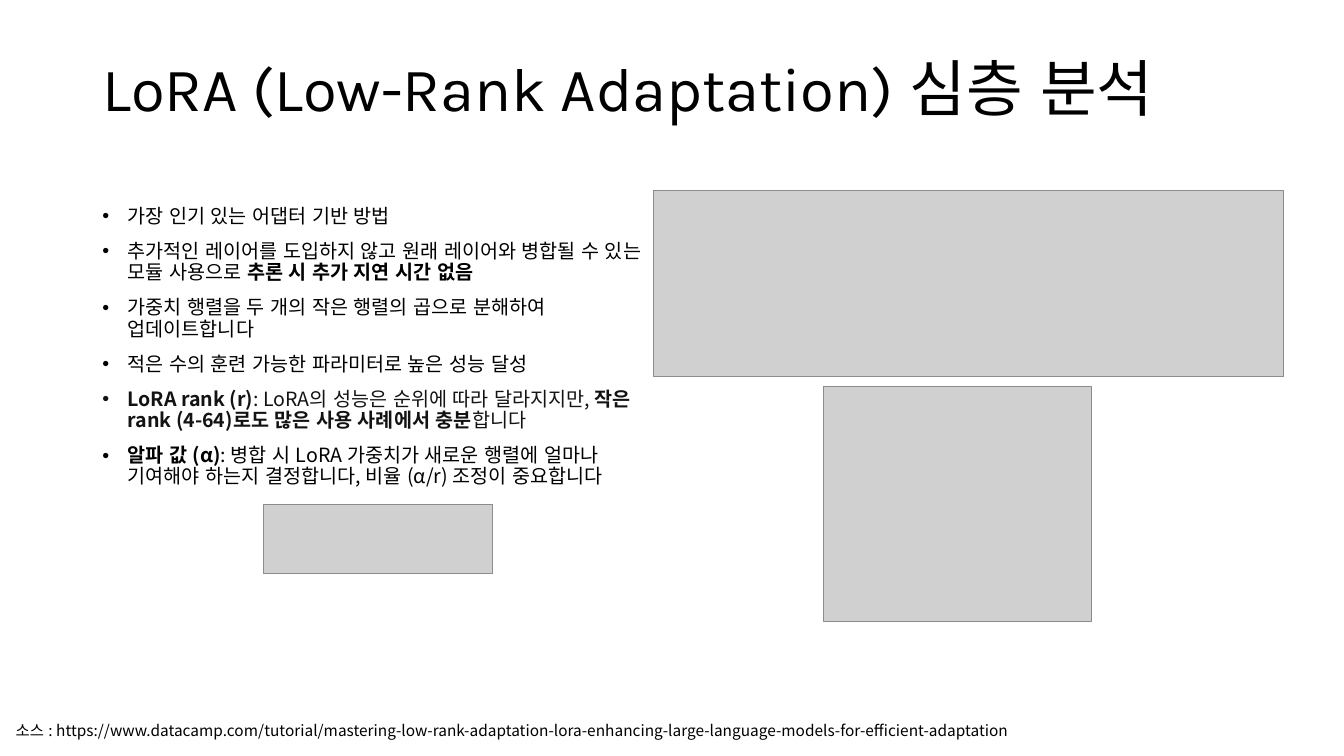
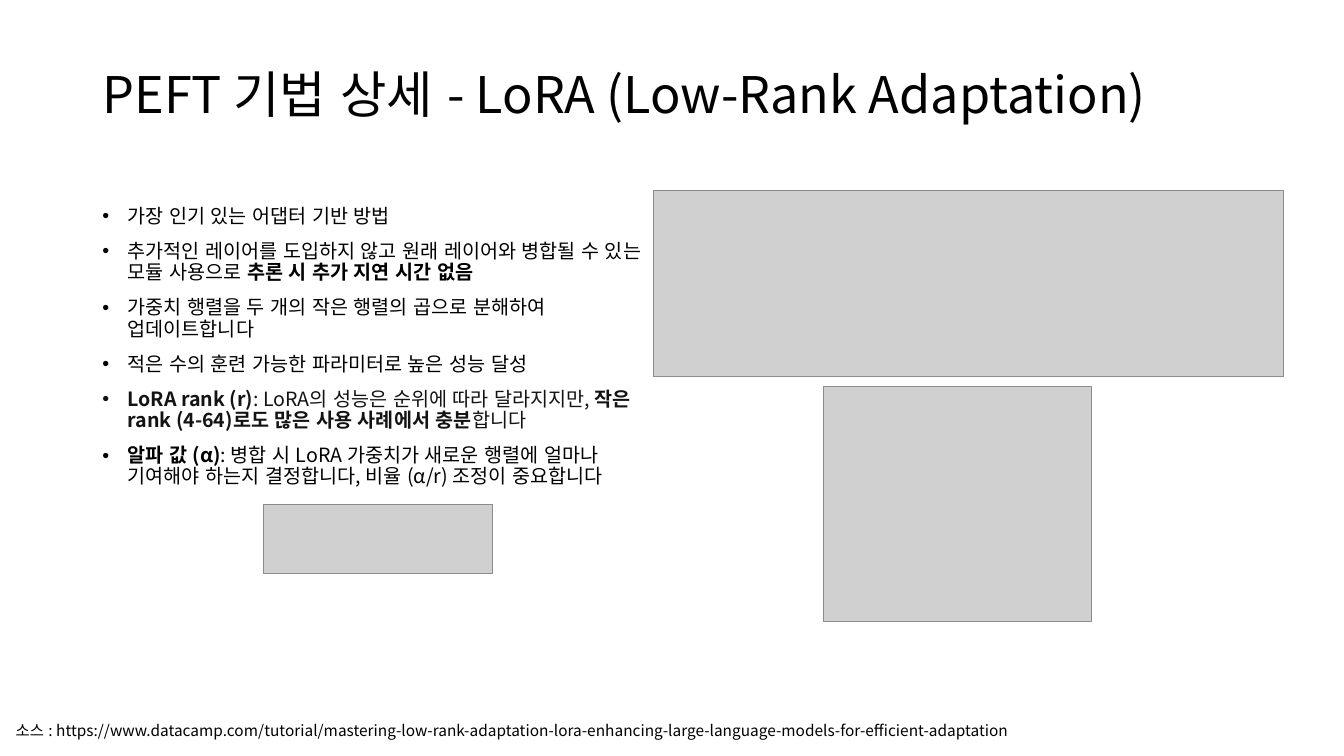
Before and after one commit to restful3/ds4th_study, a slide deck: slide 11 of source/AI_Engineering/Ch07_Finetuning_song.pptx. Drawn at 1344x756 pixels with LibreOffice and Linux fonts; fonts in the diff are those of the drawing; grey boxes stand for pictures. Boxes give left, top, right and bottom in pixels: in the first picture for what was removed or moved away, otherwise in the second. Text is boxed around its words. In the diff, an @@ line names an element or a change of style, - is before the commit and + after.

```diff
--- a/source/AI_Engineering/Ch07_Finetuning_song.pptx
+++ b/source/AI_Engineering/Ch07_Finetuning_song.pptx
@@ title at (x1=102, y1=71, x2=1146, y2=125): text changed; size 44 to 36 pt; font Karla to Noto Sans CJK KR @@
-LoRA (Low-Rank Adaptation) 심층 분석
+PEFT 기법 상세 - LoRA (Low-Rank Adaptation)
```
Also in this commit, not shown: 1 slide added.
